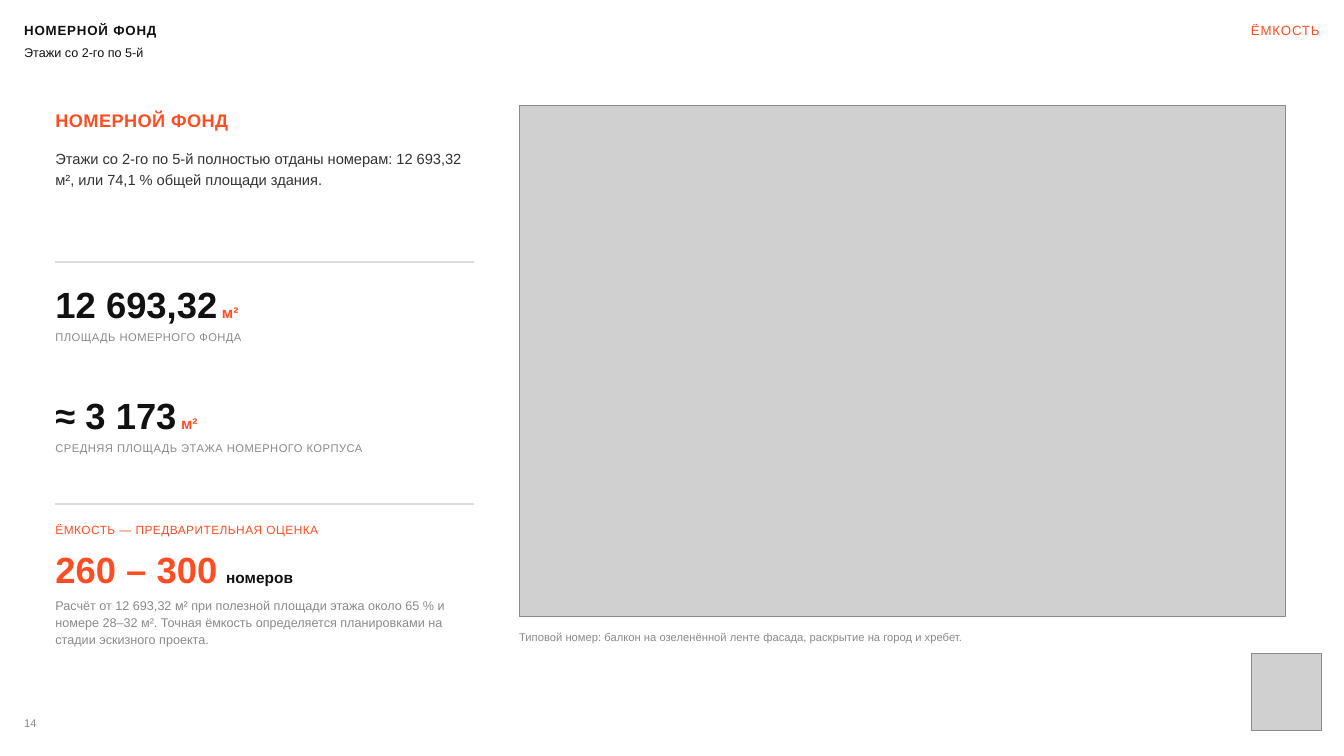
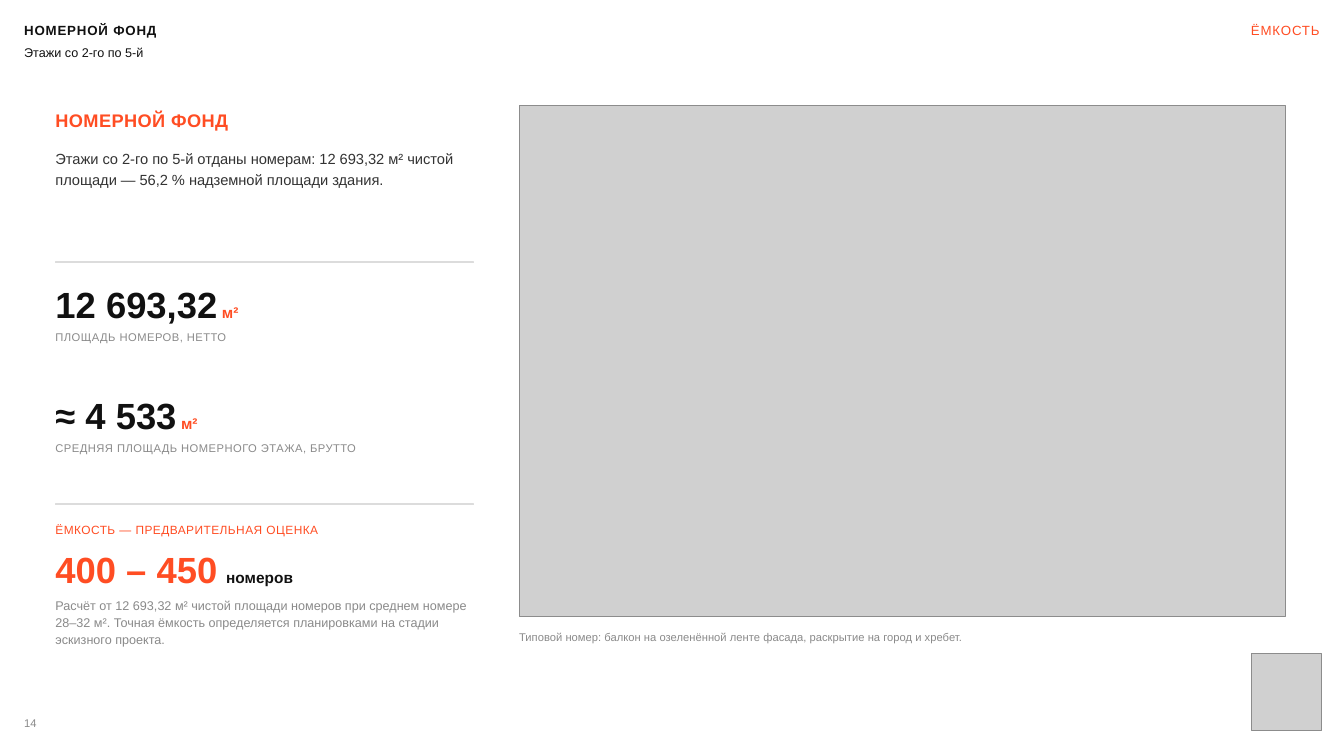
Before and after one commit to kzmeir/most, a slide deck: slide 14 of presentations/aurora-hotel/MOST_Bukhtarminskaya_akimat.pptx. Drawn at 1344x756 pixels with LibreOffice and Linux fonts; fonts in the diff are those of the drawing; grey boxes stand for pictures. Boxes give left, top, right and bottom in pixels: in the first picture for what was removed or moved away, otherwise in the second. Text is boxed around its words. In the diff, an @@ line names an element or a change of style, - is before the commit and + after.

```diff
--- a/presentations/aurora-hotel/MOST_Bukhtarminskaya_akimat.pptx
+++ b/presentations/aurora-hotel/MOST_Bukhtarminskaya_akimat.pptx
@@ text at (x1=55, y1=153, x2=453, y2=188): text changed @@
-Этажи со 2-го по 5-й полностью отданы номерам: 12 693,32 м², или 74,1 % общей площади здания.
+Этажи со 2-го по 5-й отданы номерам: 12 693,32 м² чистой площади — 56,2 % надземной площади здания.
@@ text at (x1=55, y1=333, x2=226, y2=343): text changed @@
-ПЛОЩАДЬ НОМЕРНОГО ФОНДА
+ПЛОЩАДЬ НОМЕРОВ, НЕТТО
@@ text at (x1=85, y1=403, x2=198, y2=430): text changed @@
-≈ 3 173 м²
+≈ 4 533 м²
@@ text at (x1=55, y1=444, x2=356, y2=454): text changed @@
-СРЕДНЯЯ ПЛОЩАДЬ ЭТАЖА НОМЕРНОГО КОРПУСА
+СРЕДНЯЯ ПЛОЩАДЬ НОМЕРНОГО ЭТАЖА, БРУТТО
@@ text at (x1=55, y1=557, x2=293, y2=586): text changed @@
-260 – 300 номеров
+400 – 450 номеров
@@ text at (x1=55, y1=601, x2=467, y2=647): text changed @@
-Расчёт от 12 693,32 м² при полезной площади этажа около 65 % и номере 28–32 м². Точная ёмкость определяется планировками на стадии эскизного проекта.
+Расчёт от 12 693,32 м² чистой площади номеров при среднем номере 28–32 м². Точная ёмкость определяется планировками на стадии эскизного проекта.
```
Also in this commit, not shown: 5 other slides changed, 3 other files.
